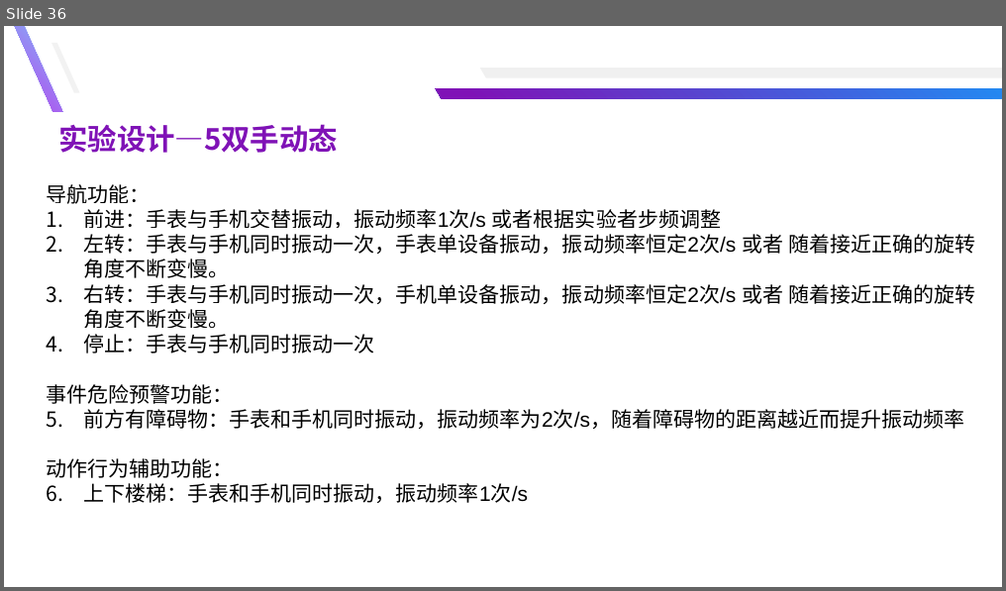
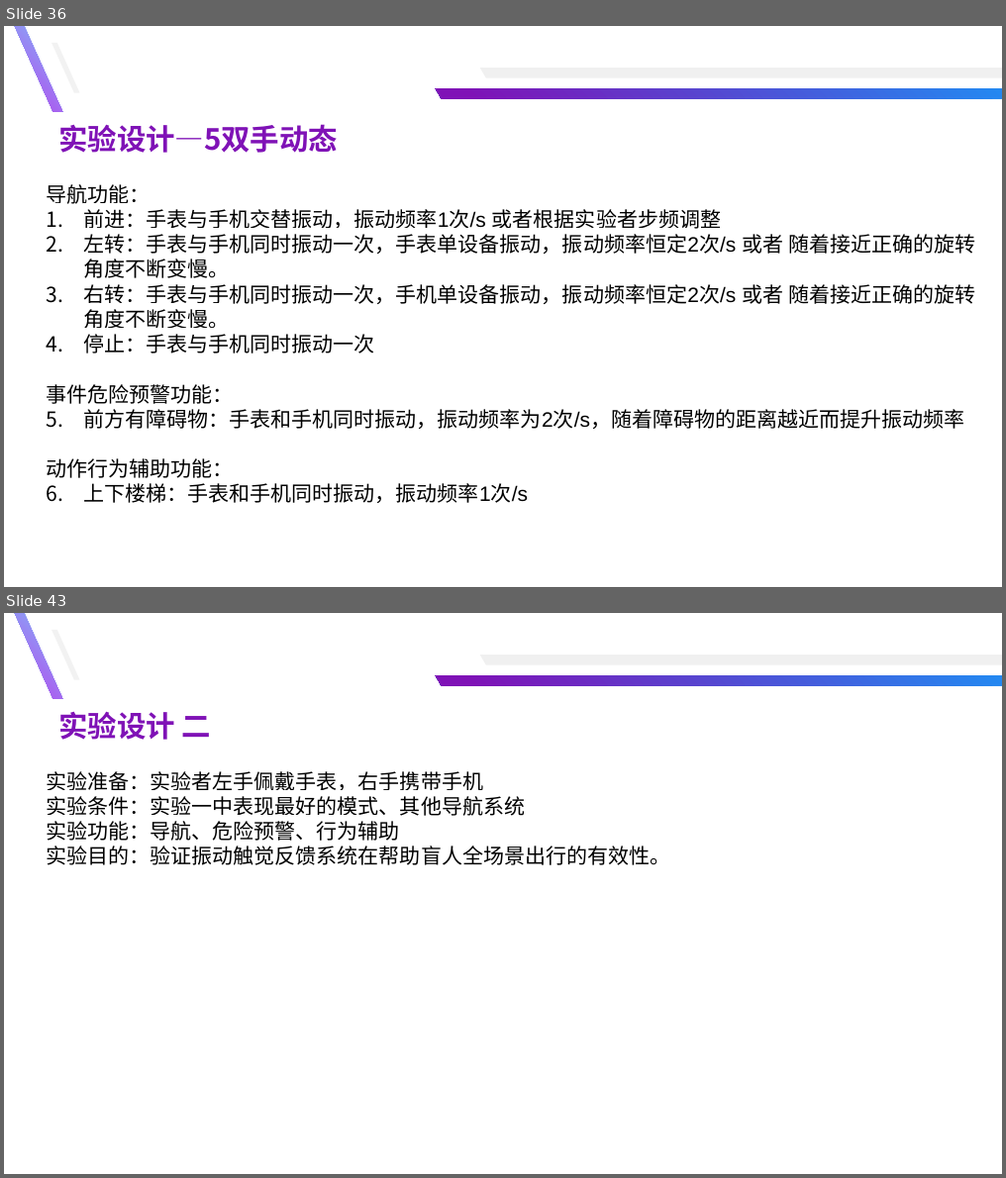
Before and after one commit to yuyongsong/Paper, a slide deck: 总结汇报-余泳松.pptx. Shown one above the other, each under a label of ours: slide 36 before the commit, slides 36 and 43 after it; the slides between them are not shown. The pictures are 1006x591 and 1006x1178 pixels, drawn with LibreOffice and Linux fonts; fonts in the diff are those of the drawing. Boxes give left, top, right and bottom in pixels: in the first picture for what was removed or moved away, otherwise in the second. Text is boxed around its words. In the diff, an @@ line names an element or a change of style, - is before the commit and + after.

```diff
--- a/总结汇报-余泳松.pptx
+++ b/总结汇报-余泳松.pptx
@@ slide 43 added at box(4, 613, 1002, 1174), background #FFFFFF @@
@@ freeform shape added at box(15, 613, 62, 699), fill gradient #81BDF8 to #B543ED @@
@@ freeform shape added at box(52, 630, 80, 679), fill #F2F2F2 @@
@@ freeform shape added at box(480, 655, 1002, 665), fill #F0F0F0 @@
@@ freeform shape added at box(436, 676, 1002, 686), fill gradient #228AF2 to #7F12B6 @@
@@ text added at box(58, 711, 211, 740), 28 pt, text #7F12B6, bold @@
+实验设计 二
@@ text added at box(46, 771, 670, 865), 20 pt, text #000000 @@
+实验准备：实验者左手佩戴手表，右手携带手机
+实验条件：实验一中表现最好的模式、其他导航系统
+实验功能：导航、危险预警、行为辅助
+实验目的：验证振动触觉反馈系统在帮助盲人全场景出行的有效性。
```
Also in this commit, not shown: 6 other slides added, 8 other files.
